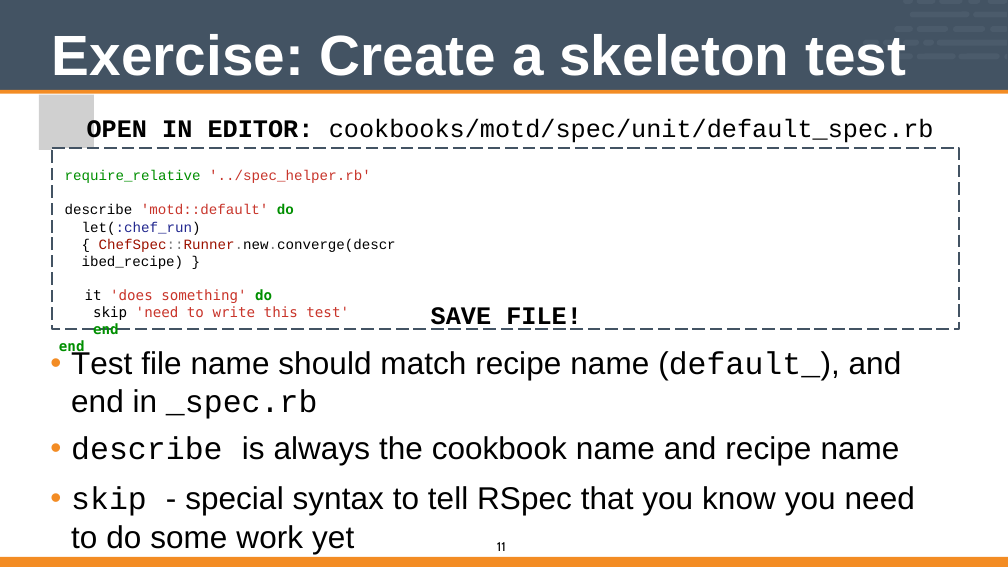
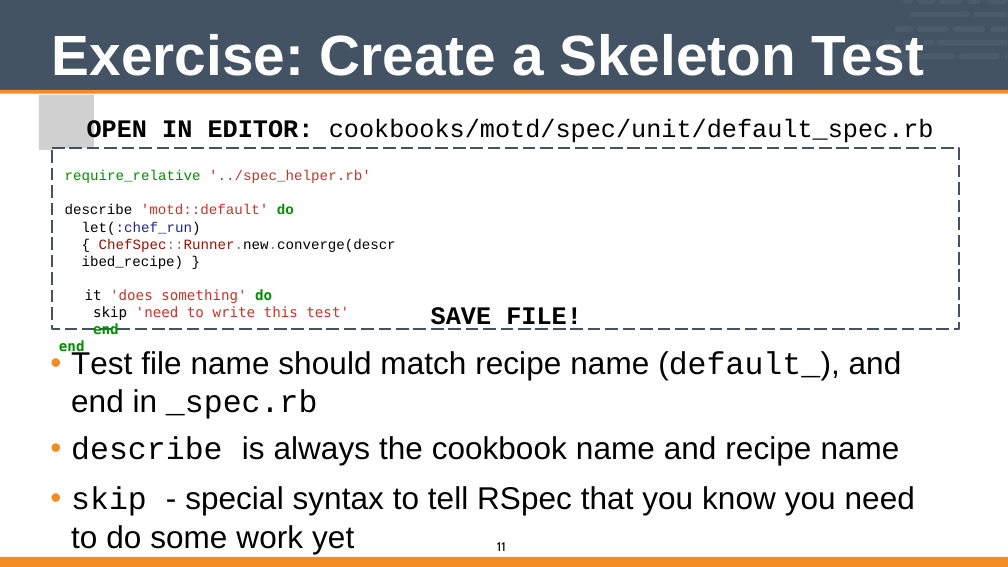
Before and after one commit to vinyar/chef-intermediate, a slide deck: slide 11 of Modules/12-Chef_Intermediate.pptx. Drawn at 1008x567 pixels with LibreOffice and Linux fonts; fonts in the diff are those of the drawing; grey boxes stand for pictures. Boxes give left, top, right and bottom in pixels: in the first picture for what was removed or moved away, otherwise in the second. Text is boxed around its words. In the diff, an @@ line names an element or a change of style, - is before the commit and + after.

```diff
--- a/Modules/12-Chef_Intermediate.pptx
+++ b/Modules/12-Chef_Intermediate.pptx
@@ title at (x1=52, y1=34, x2=924, y2=76): text changed @@
-Exercise: Create a skeleton test
+Exercise: Create a Skeleton Test
```
Also in this commit, not shown: 17 other slides changed.
